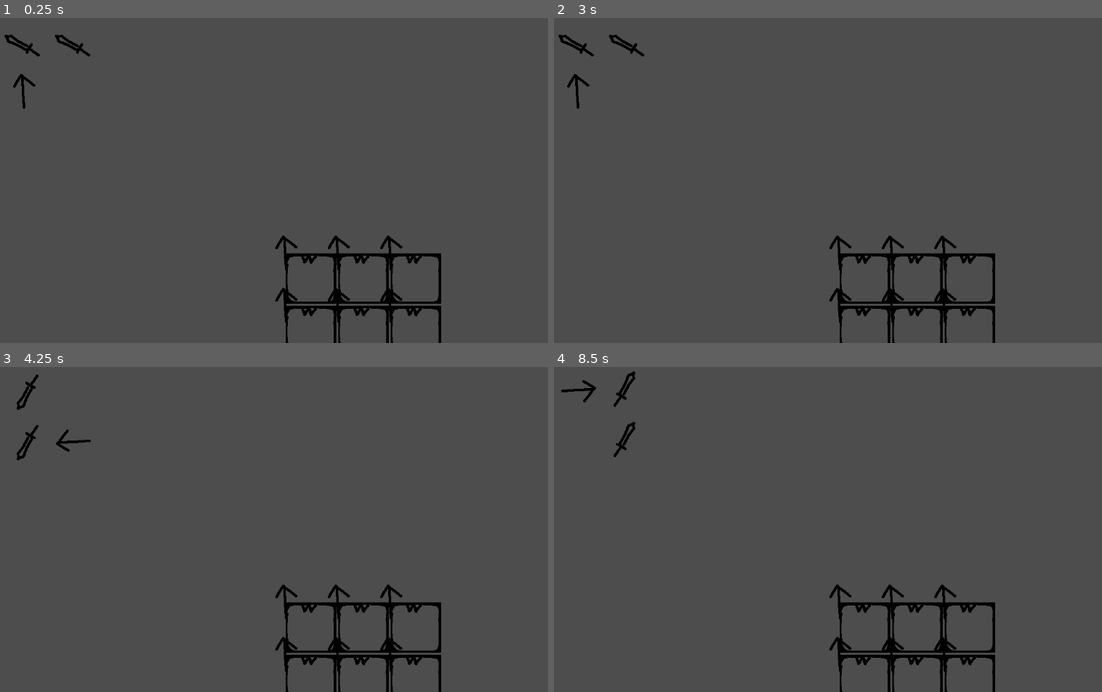
Above: before the commit, frames 1-4 (two rows, left to right).
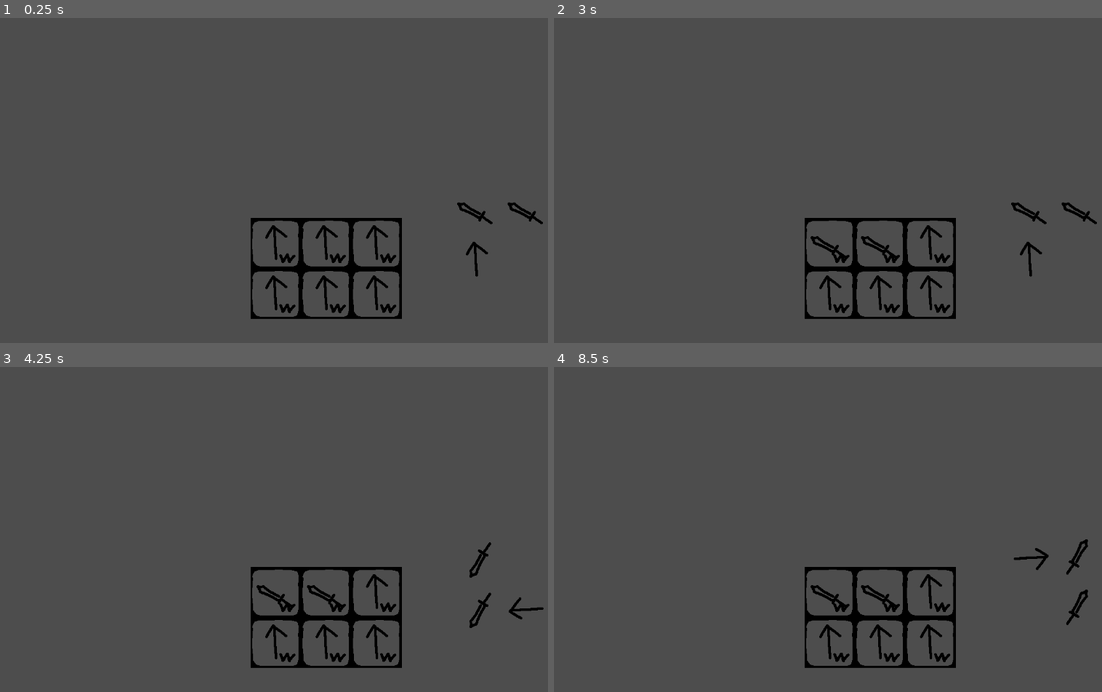
Above: after the commit, the same moments.

Repository: painttist/2023-04-04-Dungeon-Crawler-Jam
Game: Godot game, scene res://main.tscn
Two runs of this game, one before a commit and one after it. Both use one fixed random seed, a clock stepped at 60 frames per second and the inputs below.
Inputs (mouse positions are in pixels of both pictures, inside the frame that each line leads up to):
- Up to frame 1 (0.25 s): no input
- Up to frame 2 (3 s): tap Enter at 0.5, 2 s; drag from (603, 66) to (899, 109) at 0.52 s; tap Space (Space) at 1.25, 2.75 s; drag from (915, 304) to (603, 66) at 1.27 s; move the mouse to (899, 109) at 2.02 s; hold E (E) 2.03-2.75 s; click (899, 109) at 2.3 s; drag from (811, 245) to (669, 131) at 2.77 s
- Up to frame 3 (4.25 s): tap Enter at 3.5 s; move the mouse to (465, 578) at 3.52 s; hold S (S) from 3.53 s (still down); click (465, 578) at 3.67 s; tap A (A) at 3.8 s
- Up to frame 4 (8.5 s): release S (S) at 4.25 s; tap Space (Space) at 4.25 s; drag from (669, 480) to (603, 415) at 4.27 s; move the mouse to (871, 529) at 5.02 s; hold D (D) 5.03-5.75 s; click (871, 529) at 5.17 s; tap E (E) at 5.3 s; drag from (756, 448) to (729, 545) at 5.77 s; move the mouse to (970, 513) at 6.52 s; press the mouse at (970, 513) at 6.53 s; tap S (S) at 6.8 s; release the mouse at (970, 513) at 7.25 s; drag from (729, 545) to (603, 415) at 7.27 s; move the mouse to (899, 458) at 8.02 s; hold S (S) from 8.03 s (still down); click (899, 458) at 8.17 s; tap D (D) at 8.3 s

The runs differ from the first frame. In frame 1, 4.7% of the frame differs, in the area x 0-100%, y 5-100%; in frame 2, 4.7%; in frame 3, 4.7%; in frame 4, 4.7%, in the area x 1-98%, y 1-100%.

Commit message:
Inventory changed to use Area2D

Diff:
--- a/Inventory/Inventory.gd
+++ b/Inventory/Inventory.gd
@@ -1,4 +1,4 @@
-extends PanelContainer
+extends Area2D
 
 class_name Inventory
 
@@ -10,13 +10,8 @@
 # Called when the node enters the scene tree for the first time.
 func _ready():
 	var children = get_children()
-	var grid;
-	for child in children:
-		if child is GridContainer:
-			grid = child
-			break
 
-	var slots = grid.get_children()
+	var slots = get_children()
 	var slot_count = 0
 	for slot in slots:
 		if is_instance_of(slot, InventorySlot):
@@ -32,7 +27,7 @@
 
 signal drop_area_clicked
 
-func _gui_input(event):
+func _input_event(viewport, event, shape_idx):
 #	print("Inventory Gui Input")
 	if event is InputEventMouseButton and event.is_action_pressed("LeftMouse"):
 		drop_area_clicked.emit(self, event.position)
--- a/Inventory/Inventory.tscn
+++ b/Inventory/Inventory.tscn
@@ -3,40 +3,29 @@
 [ext_resource type="Script" path="res://Inventory/Inventory.gd" id="1_jle0k"]
 [ext_resource type="PackedScene" uid="uid://dookavn8tuqex" path="res://Inventory/InventorySlot.tscn" id="2_58731"]
 
-[sub_resource type="StyleBoxTexture" id="StyleBoxTexture_h4oco"]
+[sub_resource type="RectangleShape2D" id="RectangleShape2D_vqvb6"]
+size = Vector2(300, 200)
 
-[node name="Inventory" type="PanelContainer"]
-custom_minimum_size = Vector2(300, 200)
-offset_right = 300.0
-offset_bottom = 200.0
-mouse_filter = 1
-theme_override_styles/panel = SubResource("StyleBoxTexture_h4oco")
+[node name="Inventory" type="Area2D"]
 script = ExtResource("1_jle0k")
 
-[node name="GridContainer" type="GridContainer" parent="."]
-layout_mode = 2
-columns = 3
+[node name="Slot" parent="." instance=ExtResource("2_58731")]
 
-[node name="Slot" parent="GridContainer" instance=ExtResource("2_58731")]
-layout_mode = 2
-mouse_filter = 1
+[node name="Slot2" parent="." instance=ExtResource("2_58731")]
+position = Vector2(100, 0)
 
-[node name="Slot2" parent="GridContainer" instance=ExtResource("2_58731")]
-layout_mode = 2
-mouse_filter = 1
+[node name="Slot3" parent="." instance=ExtResource("2_58731")]
+position = Vector2(200, 0)
 
-[node name="Slot3" parent="GridContainer" instance=ExtResource("2_58731")]
-layout_mode = 2
-mouse_filter = 1
+[node name="Slot4" parent="." instance=ExtResource("2_58731")]
+position = Vector2(0, 100)
 
-[node name="Slot4" parent="GridContainer" instance=ExtResource("2_58731")]
-layout_mode = 2
-mouse_filter = 1
+[node name="Slot5" parent="." instance=ExtResource("2_58731")]
+position = Vector2(100, 100)
 
-[node name="Slot5" parent="GridContainer" instance=ExtResource("2_58731")]
-layout_mode = 2
-mouse_filter = 1
+[node name="Slot6" parent="." instance=ExtResource("2_58731")]
+position = Vector2(200, 100)
 
-[node name="Slot6" parent="GridContainer" instance=ExtResource("2_58731")]
-layout_mode = 2
-mouse_filter = 1
+[node name="CollisionShape2D" type="CollisionShape2D" parent="."]
+position = Vector2(150, 100)
+shape = SubResource("RectangleShape2D_vqvb6")
--- a/Inventory/InventorySlot.gd
+++ b/Inventory/InventorySlot.gd
@@ -1,4 +1,4 @@
-extends Control
+extends Node2D
 
 class_name InventorySlot
 
@@ -8,7 +8,7 @@
 
 # Called when the node enters the scene tree for the first time.
 func _ready():
-	inventory = get_parent().get_parent()
+	inventory = get_parent()
 	for child in get_children():
 		if is_instance_of(child, Tile):
 			tile = child
--- a/Inventory/InventorySlot.tscn
+++ b/Inventory/InventorySlot.tscn
@@ -5,31 +5,17 @@
 [ext_resource type="Texture2D" uid="uid://cuqqqqgok0tdn" path="res://Sprites/W.png" id="3_a1bfl"]
 [ext_resource type="PackedScene" uid="uid://clcywk6tytxq7" path="res://Tile.tscn" id="4_fhttq"]
 
-[node name="Slot" type="Control"]
-custom_minimum_size = Vector2(100, 100)
-layout_mode = 3
-anchors_preset = 0
-offset_right = 100.0
-offset_bottom = 100.0
+[node name="Slot" type="Node2D"]
 script = ExtResource("2_1xg7q")
 metadata/_edit_use_anchors_ = true
 
-[node name="BG" type="TextureRect" parent="."]
-layout_mode = 0
-offset_top = -1.0
-offset_right = 100.0
-offset_bottom = 99.0
+[node name="BG" type="Sprite2D" parent="."]
+position = Vector2(50, 50)
 texture = ExtResource("1_jwiw1")
 
-[node name="Key" type="TextureRect" parent="."]
-layout_mode = 2
-offset_left = 30.0
-offset_top = 1.0
-offset_right = 62.0
-offset_bottom = 20.0
+[node name="Key" type="Sprite2D" parent="."]
+position = Vector2(73, 80)
 texture = ExtResource("3_a1bfl")
 
 [node name="Tile" parent="." instance=ExtResource("4_fhttq")]
-custom_minimum_size = Vector2(100, 100)
-layout_mode = 2
-mouse_filter = 1
+position = Vector2(50, 50)
--- a/Inventory/TileGroup.gd
+++ b/Inventory/TileGroup.gd
@@ -83,13 +83,15 @@
 		self.position = mouse_pos - drag_offset
 
 func _input_event(viewport, event, shape_idx):
-#	print(event)
+	print("global pos:", event.position)
 	if event is InputEventMouseButton and event.is_action_pressed("LeftMouse"):
+		var local_pos = event.position - self.transform.origin
+		print("local_pos", local_pos, ", ", shape_idx)
 		# init dragging
-		if !is_dragging and is_valid_position(event.position):
+		if !is_dragging and is_valid_position(local_pos):
 			is_dragging = true
 			# event.position is dragging offset
-			drag_offset = event.position
+			drag_offset = local_pos
 			original_pos = self.global_position
 #			self.mouse_filter = Control.MOUSE_FILTER_IGNORE
 		elif is_dragging:
@@ -104,17 +106,30 @@
 	return group[col][row] != null
 
 func _on_inventory_drop_area_clicked(inventory: Inventory, event_position: Vector2):
-	if is_dragging:
+#	print("drop, event_position: ", event_position)
+
+	var inventory_local_pos = event_position - inventory.transform.origin
+
+	var slot_row = int(inventory_local_pos.x) / 100 - int(drag_offset.x) / 100
+	var slot_col = int(inventory_local_pos.y) / 100 - int(drag_offset.y) / 100
+	var slot_id = slot_col * 3 + slot_row
+	if inventory.check_availble_for_place(slot_id, self):
+		print("drop")
+		inventory.handle_drop_placement(slot_id, self)
 		is_dragging = false
-		var slot_row = int(event_position.x) / 100 - int(drag_offset.x) / 100
-		var slot_col = int(event_position.y) / 100 - int(drag_offset.y) / 100
-		var slot_id = slot_col * 3 + slot_row
-		if inventory.check_availble_for_place(slot_id, self):
-			print("drop")
-			inventory.handle_drop_placement(slot_id, self)
-			is_dragging = false
-			position = original_pos
-		else:
-			print("return by drop")
-			is_dragging = false
-			position = original_pos
+#		position = original_pos
+
+#	if is_dragging:
+#		is_dragging = false
+#		var slot_row = int(event_position.x) / 100 - int(drag_offset.x) / 100
+#		var slot_col = int(event_position.y) / 100 - int(drag_offset.y) / 100
+#		var slot_id = slot_col * 3 + slot_row
+#		if inventory.check_availble_for_place(slot_id, self):
+#			print("drop")
+#			inventory.handle_drop_placement(slot_id, self)
+#			is_dragging = false
+#			position = original_pos
+#		else:
+#			print("return by drop")
+#			is_dragging = false
+#			position = original_pos
--- a/main.tscn
+++ b/main.tscn
@@ -6,24 +6,9 @@
 [node name="World" type="Node3D"]
 
 [node name="TileGroup" parent="." instance=ExtResource("2_gth2a")]
+position = Vector2(898, 333)
 
-[node name="UI" type="Control" parent="."]
-layout_mode = 3
-anchors_preset = 15
-anchor_right = 1.0
-anchor_bottom = 1.0
-grow_horizontal = 2
-grow_vertical = 2
-size_flags_horizontal = 4
-size_flags_vertical = 4
-mouse_filter = 2
-metadata/_edit_use_anchors_ = true
+[node name="Inventory" parent="." instance=ExtResource("1_36q1x")]
+position = Vector2(500, 400)
 
-[node name="Inventory" parent="UI" instance=ExtResource("1_36q1x")]
-layout_mode = 0
-offset_left = 570.0
-offset_top = 471.0
-offset_right = 570.0
-offset_bottom = 471.0
-
-[connection signal="drop_area_clicked" from="UI/Inventory" to="TileGroup" method="_on_inventory_drop_area_clicked"]
+[connection signal="drop_area_clicked" from="Inventory" to="TileGroup" method="_on_inventory_drop_area_clicked"]
